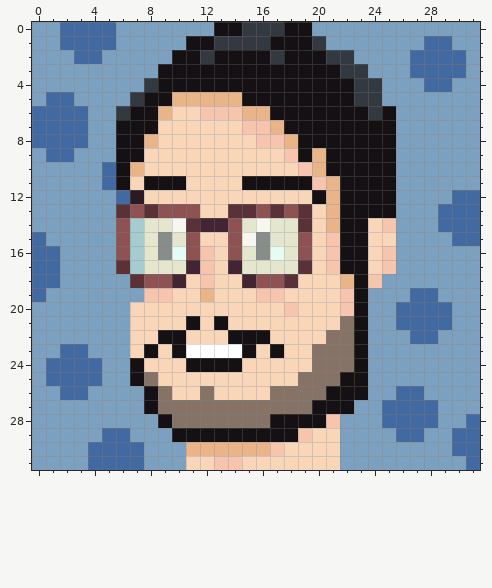
Pixel-art sprite, stored at Instagram/PixelPortrait.png. The first picture shows the starting point.
The file is 320x320 pixels, drawn in blocks of 10x10; one block is one cell here.
New version:
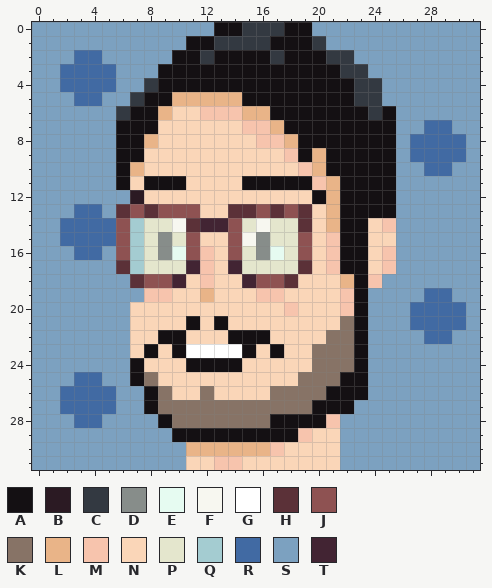
Palette (. is transparent): A #141013  B #2b1a23  C #333941  D #878d8a  E #e6fbf1  F #f7f7f0  G #ffffff  H #5b3138  J #8e5252  K #877366  L #e9b488  M #f7c4ad  N #fad6b8  P #e4e6cd  Q #a4ccd1  R #416aa3  S #7ca1c0  T #422433
Diff:
y 0: x 2..5 RRRR -> SSSS
y 1: x 2..5 RRRR -> SSSS; x 28..29 RR -> SS
y 2: x 27..30 RRRR -> SSSS
y 3: x 2..5 SSSS -> RRRR; x 27..30 RRRR -> SSSS
y 4: x 2..5 SSSS -> RRRR; x 28..29 RR -> SS
y 5: x 1..4 RRSS -> SSRR
y 6: x 0..3 RRRR -> SSSS
y 7: x 0..3 RRRR -> SSSS; x 28..29 SS -> RR
y 8: x 0..3 RRRR -> SSSS; x 27..30 SSSS -> RRRR
y 9: x 1..2 RR -> SS; x 27..30 SSSS -> RRRR
y 10: x 5 R -> S; x 28..29 SS -> RR
y 11: x 5 R -> S
y 12: x 6 R -> S; x 30..31 RR -> SS
y 13: x 3..4 SS -> RR; x 29..31 RRR -> SSS
y 14: x 2..5 SSSS -> RRRR; x 29..31 RRR -> SSS
y 15: x 0 R -> S; x 2..5 SSSS -> RRRR; x 30..31 RR -> SS
y 16: x 0..1 RR -> SS; x 3..4 SS -> RR
y 17..18: x 0..1 RR -> SS
y 19: x 0 R -> S; x 27 R -> S; x 29 S -> R
y 20..21: x 26 R -> S; x 30 S -> R
y 22: x 27 R -> S; x 29 S -> R
y 23: x 2..3 RR -> SS
y 24: x 1..4 RRRR -> SSSS
y 25: x 1..2 RR -> SS
y 26: x 4..5 SS -> RR; x 26..27 RR -> SS
y 27: x 2..5 SSSS -> RRRR; x 25..28 RRRR -> SSSS
y 28: x 3..4 SS -> RR; x 25..28 RRRR -> SSSS; x 31 R -> S
y 29: x 5..6 RR -> SS; x 26..27 RR -> SS; x 30..31 RR -> SS
y 30: x 4..7 RRRR -> SSSS; x 30..31 RR -> SS
y 31: x 4..7 RRRR -> SSSS; x 31 R -> S
